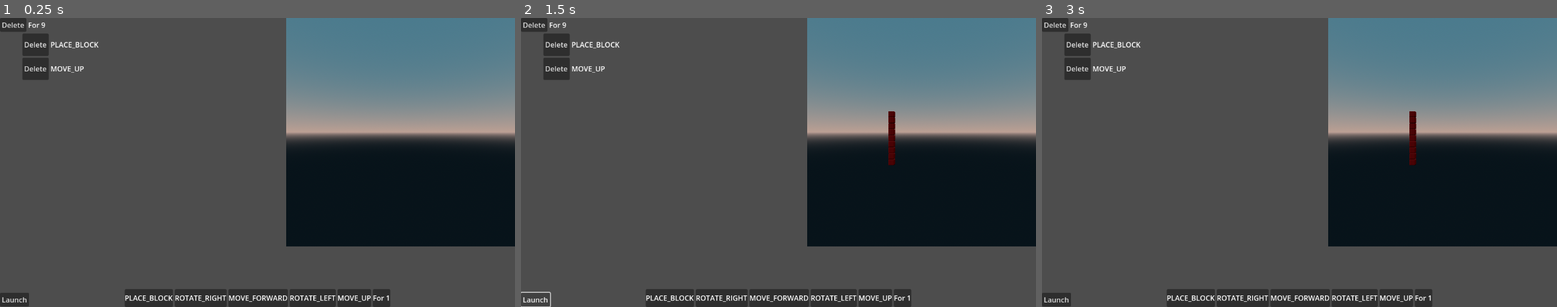
Above: before the commit, frames 1-3 (left to right).
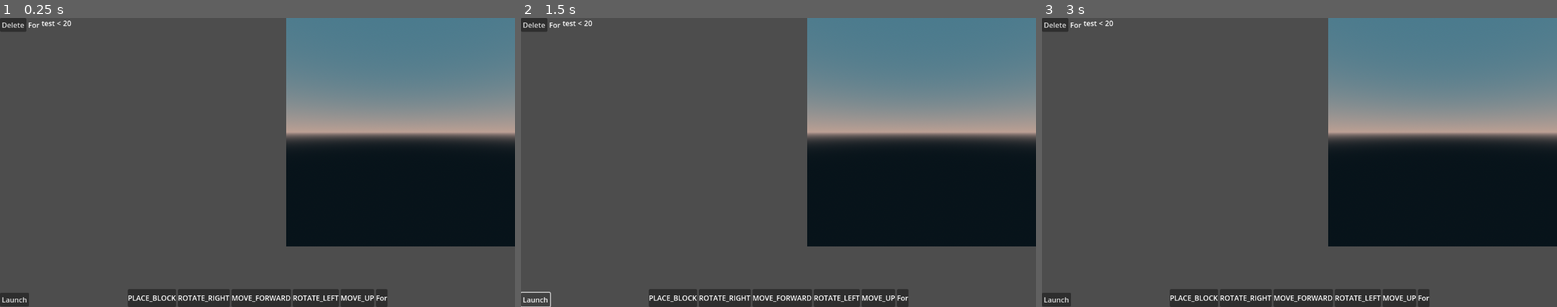
Above: after the commit, the same moments.

Repository: Crhonopost/Projet-jeu-serieux
Game: Godot game, scene res://scenes/level/current_level.tscn
Same seed, same stepped clock (60 frames per second), same inputs: the game is played once before the commit and once after it. This scene is started directly instead of the project's main scene.
Inputs (mouse positions are in pixels of both pictures, inside the frame that each line leads up to):
- Up to frame 1 (0.25 s): no input
- Up to frame 2 (1.5 s): click "Launch" at 0.5 s; click "Launch" at 1.25 s
- Up to frame 3 (3 s): click "Launch" at 2 s; tap Enter at 2.75 s; move the mouse to (1412, 148) at 2.77 s; click (1412, 148) at 2.92 s

The runs differ from the first frame. In frame 1, 1.8% of the frame differs, in the area x 4-76%, y 0-100%; in frame 2, 2.1%; in frame 3, 2.1%.

Commit message:
conditions handling in builder and compiler

Diff:
--- /dev/null
+++ b/ebucilper/resources/scripting/definitions/condition_resource.gd
@@ -0,0 +1,14 @@
+class_name ConditionResource extends Resource
+
+var COMPARATORS_NAMES = {
+	Instruction.Comparators.SUPERIOR: ">",
+	Instruction.Comparators.INFERIOR: "<",
+	Instruction.Comparators.EQUAL: "=="
+}
+
+@export var variableA: Variant
+@export var comparator: Instruction.Comparators
+@export var variableB: Variant
+
+func getComparatorText():
+	return COMPARATORS_NAMES[comparator]
--- a/ebucilper/resources/scripting/definitions/execution_instruction_resource.gd
+++ b/ebucilper/resources/scripting/definitions/execution_instruction_resource.gd
@@ -11,6 +11,7 @@
 }
 
 @export var type: InstructionType
+@export var arguments: Dictionary
 
 func getName() -> String:
 	return INSTRUCTION_NAMES[type]
--- a/ebucilper/resources/scripting/definitions/flow_instruction_resource.gd
+++ b/ebucilper/resources/scripting/definitions/flow_instruction_resource.gd
@@ -1,4 +1,6 @@
 class_name FlowInstructionResource extends InstructionResource
 
 @export var childs: Array[InstructionResource]
+@export var condition: ConditionResource
+
 # @export var condition
--- a/ebucilper/resources/scripting/definitions/for_instruction_resource.gd
+++ b/ebucilper/resources/scripting/definitions/for_instruction_resource.gd
@@ -1,7 +1,4 @@
 class_name ForInstructionResource extends FlowInstructionResource
 
-@export var iterationCount = 1
-
-
 func getName() -> String:
-	return "For " + str(iterationCount)
+	return "For"
--- a/ebucilper/resources/scripting/definitions/instruction_resource.gd
+++ b/ebucilper/resources/scripting/definitions/instruction_resource.gd
@@ -3,4 +3,4 @@
 @export var metaData: Dictionary
 
 func getName() -> String:
-    return "No name"
+	return "No name"
--- a/ebucilper/scenes/UI/coding_space.gd
+++ b/ebucilper/scenes/UI/coding_space.gd
@@ -16,4 +16,4 @@
 	emit_signal("launch")
 
 func retrieveInstructions() -> Array[Instruction]:
-	return compiler.processInstructions(entryPoint.instructionResource)
+	return compiler.processInstructions(entryPoint.instructionResource, 0)
--- a/ebucilper/scenes/UI/coding_space.tscn
+++ b/ebucilper/scenes/UI/coding_space.tscn
@@ -5,22 +5,20 @@
 [ext_resource type="Script" uid="uid://bqe45dm5wyip4" path="res://resources/scripting/definitions/instruction_resource.gd" id="2_fn0c8"]
 [ext_resource type="Script" uid="uid://cyysoo4jhjpub" path="res://resources/scripting/definitions/execution_instruction_resource.gd" id="3_a6itc"]
 [ext_resource type="Script" uid="uid://cioni3f13iu1e" path="res://resources/scripting/definitions/for_instruction_resource.gd" id="3_r5p2t"]
+[ext_resource type="Script" uid="uid://bir504d7dlwrt" path="res://resources/scripting/definitions/condition_resource.gd" id="3_vjcr8"]
 [ext_resource type="PackedScene" uid="uid://ccvogvottrj2u" path="res://scenes/UI/commands/instruction_flow.tscn" id="6_r5p2t"]
 [ext_resource type="Script" uid="uid://d1ynh7ys7iaab" path="res://scenes/UI/inventory.gd" id="7_a6itc"]
 
-[sub_resource type="Resource" id="Resource_vjcr8"]
-script = ExtResource("3_a6itc")
-metadata/_custom_type_script = "uid://cyysoo4jhjpub"
-
-[sub_resource type="Resource" id="Resource_r5p2t"]
-script = ExtResource("3_a6itc")
-type = 2
-metadata/_custom_type_script = "uid://cyysoo4jhjpub"
+[sub_resource type="Resource" id="Resource_iduvy"]
+script = ExtResource("3_vjcr8")
+variableA = "test"
+variableB = 20
+comparator = 1
+metadata/_custom_type_script = "uid://bir504d7dlwrt"
 
 [sub_resource type="Resource" id="Resource_a6itc"]
 script = ExtResource("3_r5p2t")
-iterationCount = 9
-childs = Array[ExtResource("2_fn0c8")]([SubResource("Resource_vjcr8"), SubResource("Resource_r5p2t")])
+condition = SubResource("Resource_iduvy")
 metadata/_custom_type_script = "uid://cioni3f13iu1e"
 
 [sub_resource type="Resource" id="Resource_f75ky"]
@@ -67,7 +65,6 @@
 [node name="EntryPoint" parent="." instance=ExtResource("6_r5p2t")]
 layout_mode = 0
 offset_right = 0.0
-offset_bottom = 0.0
 
 [node name="Button" type="Button" parent="."]
 layout_mode = 1
--- /dev/null
+++ b/ebucilper/scenes/UI/commands/condition.gd
@@ -0,0 +1,8 @@
+extends Control
+
+@export var condition: ConditionResource
+
+func _ready() -> void:
+	$VarA.text = str(condition.variableA)
+	$Comparator.text = condition.getComparatorText()
+	$VarB.text = str(condition.variableB)
--- /dev/null
+++ b/ebucilper/scenes/UI/commands/condition.tscn
@@ -0,0 +1,20 @@
+[gd_scene load_steps=2 format=3 uid="uid://bnfb5aq78k3gx"]
+
+[ext_resource type="Script" uid="uid://bakb1u0vj3n4h" path="res://scenes/UI/commands/condition.gd" id="1_fq5ah"]
+
+[node name="Condition" type="HBoxContainer"]
+offset_right = 214.0
+offset_bottom = 35.0
+script = ExtResource("1_fq5ah")
+
+[node name="VarA" type="Label" parent="."]
+layout_mode = 2
+text = "Variable A"
+
+[node name="Comparator" type="Label" parent="."]
+layout_mode = 2
+text = "COMP"
+
+[node name="VarB" type="Label" parent="."]
+layout_mode = 2
+text = "Variable B"
--- a/ebucilper/scenes/UI/commands/instruction_flow.gd
+++ b/ebucilper/scenes/UI/commands/instruction_flow.gd
@@ -5,6 +5,9 @@
 @onready var typeLabel: Label = $VBoxContainer/HBoxContainer/Type
 @onready var header: HBoxContainer = $VBoxContainer/HBoxContainer
 @onready var instructionList: VBoxContainer = $VBoxContainer/MarginContainer/SubInstructions
+@onready var conditionList: VBoxContainer = $VBoxContainer/HBoxContainer/Conditions
+
+@onready var conditionScene: PackedScene = load("res://scenes/UI/commands/condition.tscn")
 
 signal exitCode
 
@@ -21,6 +24,13 @@
 	if(!instructionResource): return
 	for child in instructionList.get_children():
 		child.queue_free()
+
+	for child in conditionList.get_children():
+		child.queue_free()
+
+	var conditionInstance = conditionScene.instantiate()
+	conditionInstance.condition = instructionResource.condition
+	conditionList.add_child(conditionInstance)
 
 	typeLabel.text = instructionResource.getName()
 	var childIt = 0
--- a/ebucilper/scenes/UI/commands/instruction_flow.tscn
+++ b/ebucilper/scenes/UI/commands/instruction_flow.tscn
@@ -23,8 +23,10 @@
 
 [node name="Type" type="Label" parent="VBoxContainer/HBoxContainer"]
 layout_mode = 2
-size_flags_horizontal = 3
 text = "Type"
+
+[node name="Conditions" type="VBoxContainer" parent="VBoxContainer/HBoxContainer"]
+layout_mode = 2
 
 [node name="MarginContainer" type="MarginContainer" parent="VBoxContainer"]
 layout_mode = 2
--- a/ebucilper/scenes/coding/compiler.gd
+++ b/ebucilper/scenes/coding/compiler.gd
@@ -2,23 +2,38 @@
 
 const InstructionType = Instruction.InstructionType
 
-func processInstructions(entryPoint: InstructionResource) -> Array[Instruction]:
+func processInstructions(entryPoint: InstructionResource, instructionIdx: int) -> Array[Instruction]:
 	var res : Array[Instruction]
 
 	if(entryPoint is ExecutionInstructionResource):
 		var content := Instruction.new()
 		content.action = entryPoint.type
+		content.arguments = entryPoint.arguments
 		return [content]
 
 	elif(entryPoint is FlowInstructionResource):
 		var flowContent : Array[Instruction]
+
+		var endLoopCondition := Instruction.new()
+		endLoopCondition.action = InstructionType.JUMP_IF_NOT
+		endLoopCondition.arguments = {
+			"variable_a" = entryPoint.condition.variableA,
+			"variable_b" = entryPoint.condition.variableB,
+			"comparator" = entryPoint.condition.comparator
+		}
+
 		for child in entryPoint.childs:
-			flowContent.append_array(processInstructions(child))
+			flowContent.append_array(processInstructions(child, instructionIdx + flowContent.size()))
 
 		if(entryPoint is ForInstructionResource):
-			for i in entryPoint.iterationCount:
-				res.append_array(flowContent)
-		else:
-			res = flowContent
+			endLoopCondition.arguments["jump_index"] = instructionIdx + flowContent.size() + 2
+			flowContent.append(endLoopCondition)
+
+			var jumpBackInstruction:= Instruction.new()
+			jumpBackInstruction.action = InstructionType.JUMP
+			jumpBackInstruction.arguments["jump_index"] = instructionIdx
+			flowContent.append(jumpBackInstruction)
+
+		res.append_array(flowContent)
 
 	return res
--- a/ebucilper/scenes/grid/builder.gd
+++ b/ebucilper/scenes/grid/builder.gd
@@ -12,8 +12,9 @@
 var cursorOrientation: OrientationsEnum
 var cursorPosition: Vector3i
 var currentColor: ColorsEnum
-
+var instructionIdx: int
 var buildingTime: int
+var runtimeVariables: Dictionary
 
 func _ready() -> void:
 	resetState()
@@ -22,12 +23,18 @@
 	cursorOrientation = OrientationsEnum.Z_POSITIVE
 	cursorPosition = Vector3i.ZERO
 	currentColor = ColorsEnum.RED
+	instructionIdx = 0
+	runtimeVariables.clear()
+	runtimeVariables["test"] = 0
 
 func build(instructions : Array[Instruction]) -> bool:
 	buildingTime = instructions.size()
-	for instruction in instructions:
+	while instructionIdx<instructions.size():
+		var instruction := instructions[instructionIdx]
+		instructionIdx += 1
 		var result = followInstruction(instruction)
 		if !result: return false
+		runtimeVariables["test"] += 1
 	return true
 
 func followInstruction(instruction : Instruction) -> bool:
@@ -47,6 +54,12 @@
 			rotateRight()
 		InstructionType.CHANGE_COLOR:
 			changeColor(instruction.arguments["color"])
+		InstructionType.JUMP:
+			jump(instruction.arguments["jump_index"])
+		InstructionType.JUMP_IF:
+			jumpIf(instruction.arguments["jump_index"], instruction.arguments["variable_a"], instruction.arguments["variable_b"], instruction.arguments["comparator"], false)
+		InstructionType.JUMP_IF_NOT:
+			jumpIf(instruction.arguments["jump_index"], instruction.arguments["variable_a"], instruction.arguments["variable_b"], instruction.arguments["comparator"], true)
 		_:
 			printerr("Unknown instruction type")
 			instructionResult = false
@@ -81,3 +94,29 @@
 
 func changeColor(color: String):
 	currentColor = ColorsEnum[color]
+
+func jump(idx: int):
+	instructionIdx = idx
+
+func extractVar(variable) -> Variant:
+	if variable is String:
+		return runtimeVariables[variable]
+	else:
+		return variable
+
+func jumpIf(idx: int, variableA: Variant, variableB: Variant, comparator: Instruction.Comparators, negation: bool):
+	var varA = extractVar(variableA)
+	var varB = extractVar(variableB)
+
+	var comparison: bool
+	match comparator:
+		Instruction.Comparators.SUPERIOR:
+			comparison = varA > varB
+		Instruction.Comparators.INFERIOR:
+			comparison = varA < varB
+		Instruction.Comparators.EQUAL:
+			comparison = varA == varB
+
+	if( (negation && !comparison) ||
+		(!negation && comparison)):
+		instructionIdx = idx
--- a/ebucilper/scripts/instruction.gd
+++ b/ebucilper/scripts/instruction.gd
@@ -1,6 +1,8 @@
 class_name Instruction
 
-enum InstructionType {PLACE_BLOCK, MOVE_FORWARD, MOVE_UP, MOVE_DOWN, ROTATE_LEFT, ROTATE_RIGHT, CHANGE_COLOR}
+enum InstructionType {PLACE_BLOCK, MOVE_FORWARD, MOVE_UP, MOVE_DOWN, ROTATE_LEFT, ROTATE_RIGHT, CHANGE_COLOR, JUMP, JUMP_IF, JUMP_IF_NOT, STORE_VAR}
+
+enum Comparators {SUPERIOR, INFERIOR, EQUAL}
 
 var action: InstructionType
 var arguments: Dictionary
Not shown, added: ebucilper/resources/scripting/definitions/condition_resource.gd.uid
Not shown, added: ebucilper/scenes/UI/commands/condition.gd.uid
